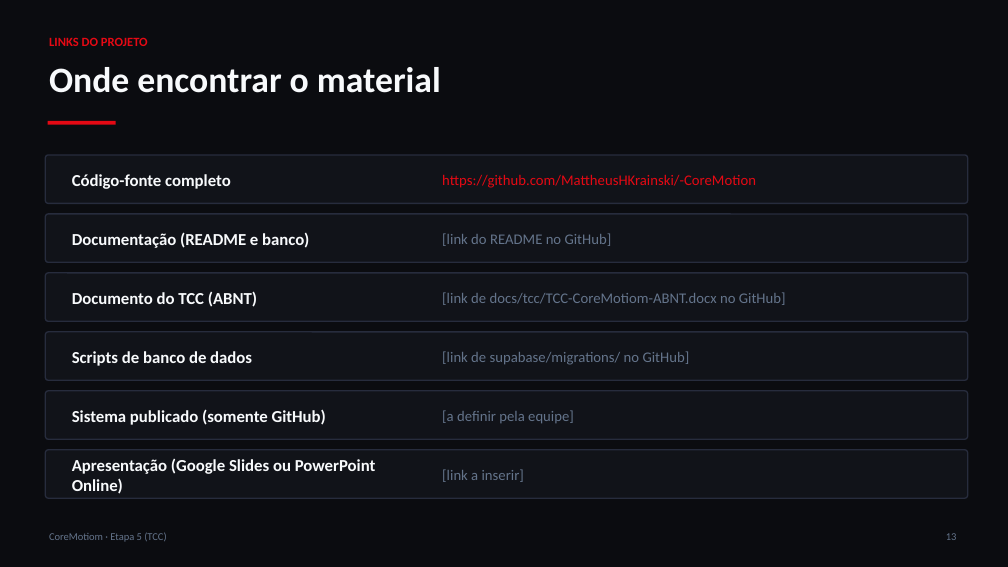
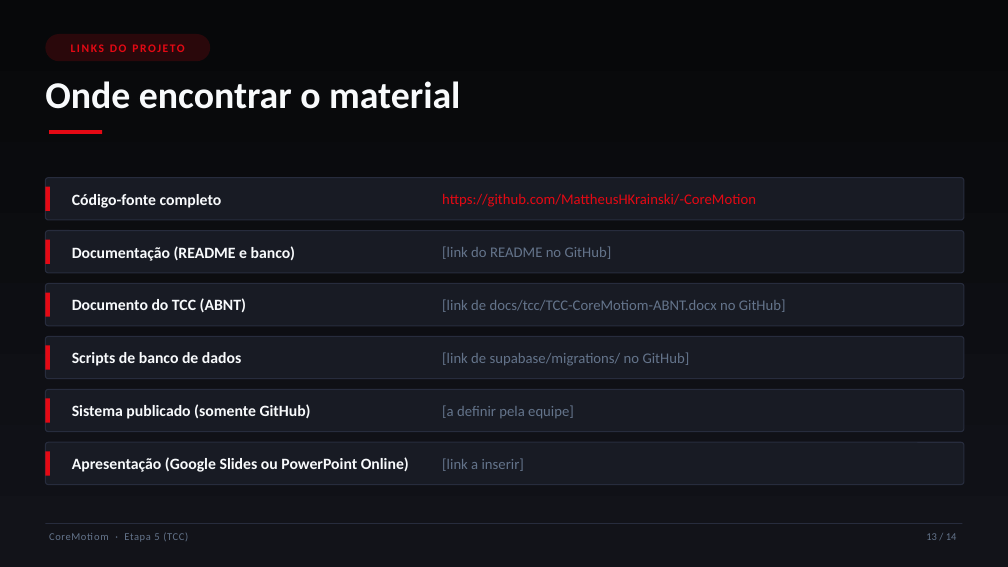
Before and after one commit to MattheusHKrainski/-CoreMotion, a slide deck: slide 13 of apresentacao-coremotiom/CoreMotiom-apresentacao.pptx. Drawn at 1008x567 pixels with LibreOffice and Linux fonts; fonts in the diff are those of the drawing. Boxes give left, top, right and bottom in pixels: in the first picture for what was removed or moved away, otherwise in the second. Text is boxed around its words. In the diff, an @@ line names an element or a change of style, - is before the commit and + after.

Commit message:
docs(apresentacao): novo visual, transições e animações; capa em JPEG para reduzir o arquivo

```diff
--- a/apresentacao-coremotiom/CoreMotiom-apresentacao.pptx
+++ b/apresentacao-coremotiom/CoreMotiom-apresentacao.pptx
@@ background #0B0C10 to gradient #121319 to #07080A @@
@@ rounded rectangle "LINKS DO PROJETO" resized from (x1=49, y1=37, x2=148, y2=46) to (x1=45, y1=34, x2=210, y2=61) @@
@@ rounded rectangle "LINKS DO PROJETO" at (x1=45, y1=34, x2=210, y2=61): size 12 to 11 pt, letter spacing 0 to 1.5 pt; alignment left to centre; vertical alignment top to middle; fill none to #E50914 at 16% opacity @@
@@ text "Onde encontrar o material" moved from (x1=49, y1=67, x2=441, y2=93) to (x1=45, y1=81, x2=460, y2=109) @@
@@ text "Onde encontrar o material" at (x1=45, y1=81, x2=460, y2=109): size 34 to 36 pt @@
@@ rectangle resized from (x1=48, y1=121, x2=116, y2=125) to (x1=49, y1=130, x2=102, y2=134) @@
@@ fill #111319 to #181B24; outline #272C3D 1.25 pt to #272C3D 1 pt; proportions changed in 6 elements at (x1=45, y1=337, x2=964, y2=379), (x1=45, y1=389, x2=964, y2=432), (x1=45, y1=284, x2=964, y2=326), (x1=45, y1=442, x2=964, y2=485), (x1=45, y1=231, x2=964, y2=273), (x1=45, y1=178, x2=964, y2=220) @@
@@ rounded rectangle resized from (x1=45, y1=155, x2=968, y2=203) to (x1=45, y1=178, x2=964, y2=220) @@
@@ rectangle added at (x1=45, y1=187, x2=50, y2=211), fill #E50914 @@
@@ size 16 to 15 pt in 6 elements at (x1=72, y1=352, x2=241, y2=366), (x1=72, y1=404, x2=311, y2=419), (x1=72, y1=298, x2=246, y2=312), (x1=72, y1=457, x2=409, y2=472), (x1=72, y1=246, x2=295, y2=261), (x1=72, y1=194, x2=222, y2=208) @@
@@ text "Código-fonte completo" moved from (x1=72, y1=174, x2=231, y2=189) to (x1=72, y1=194, x2=222, y2=208) @@
@@ text "https://github.com/MattheusHKrainski/-CoreMotion" moved from (x1=442, y1=174, x2=756, y2=188) to (x1=442, y1=193, x2=756, y2=207) @@
@@ rounded rectangle resized from (x1=45, y1=214, x2=968, y2=262) to (x1=45, y1=231, x2=964, y2=273) @@
@@ text "Documentação (README e banco)" moved from (x1=72, y1=232, x2=309, y2=248) to (x1=72, y1=246, x2=295, y2=261) @@
@@ text "[link do README no GitHub]" moved from (x1=442, y1=233, x2=612, y2=246) to (x1=442, y1=246, x2=612, y2=259) @@
@@ rectangle added at (x1=45, y1=240, x2=50, y2=264), fill #E50914 @@
@@ rounded rectangle resized from (x1=45, y1=273, x2=968, y2=321) to (x1=45, y1=284, x2=964, y2=326) @@
@@ rectangle added at (x1=45, y1=293, x2=50, y2=317), fill #E50914 @@
@@ text "Documento do TCC (ABNT)" moved from (x1=72, y1=291, x2=257, y2=307) to (x1=72, y1=298, x2=246, y2=312) @@
@@ text "[link de docs/tcc/TCC-CoreMotiom-ABNT.docx no GitHub]" moved from (x1=442, y1=292, x2=786, y2=305) to (x1=442, y1=299, x2=786, y2=312) @@
@@ rounded rectangle resized from (x1=45, y1=332, x2=968, y2=380) to (x1=45, y1=337, x2=964, y2=379) @@
@@ rectangle added at (x1=45, y1=346, x2=50, y2=370), fill #E50914 @@
@@ rounded rectangle resized from (x1=45, y1=391, x2=968, y2=439) to (x1=45, y1=389, x2=964, y2=432) @@
@@ rectangle added at (x1=45, y1=399, x2=50, y2=423), fill #E50914 @@
@@ text "[a definir pela equipe]" moved from (x1=442, y1=410, x2=574, y2=424) to (x1=442, y1=405, x2=574, y2=418) @@
@@ rounded rectangle resized from (x1=45, y1=450, x2=968, y2=498) to (x1=45, y1=442, x2=964, y2=485) @@
@@ text "[link a inserir]" moved from (x1=442, y1=469, x2=524, y2=482) to (x1=442, y1=458, x2=524, y2=471) @@
@@ rectangle added at (x1=45, y1=451, x2=50, y2=476), fill #E50914 @@
@@ text "CoreMotiom · Etapa 5 (TCC)" at (x1=124, y1=532, x2=188, y2=542): letter spacing 0 to 0.6 pt @@
@@ rectangle added at (x1=45, y1=523, x2=963, y2=524), fill #272C3D @@
@@ text at (x1=926, y1=533, x2=957, y2=540): text changed @@
-13
+13 / 14
```
Also in this commit, not shown: 13 other slides changed, 1 other file.
